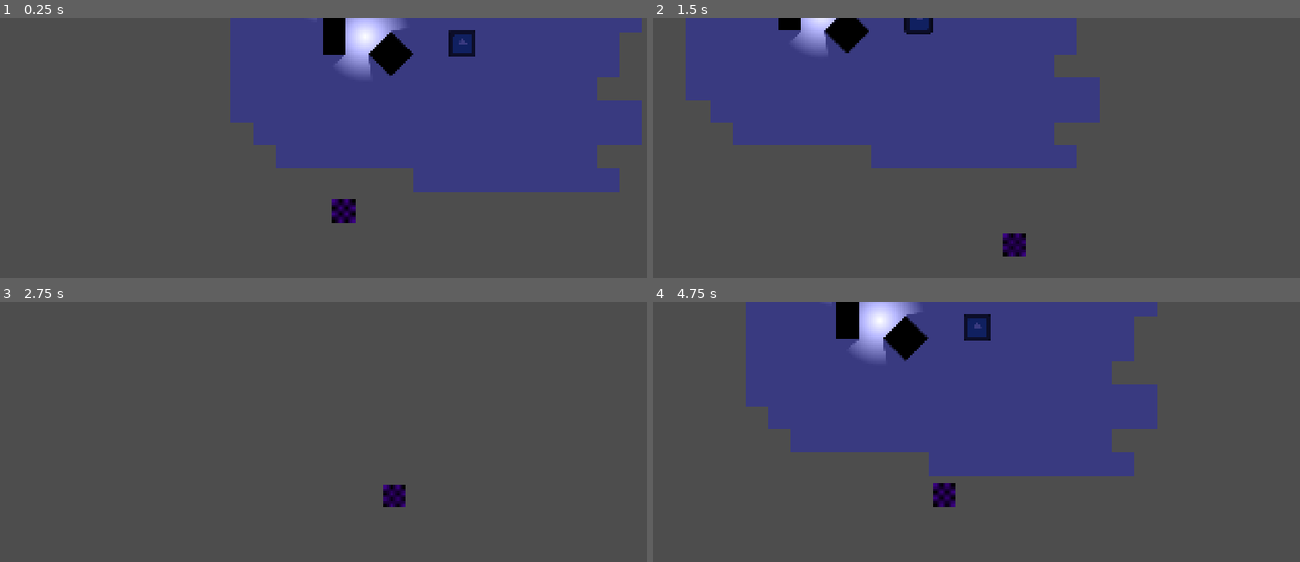
Above: before the commit, frames 1-4 (two rows, left to right).
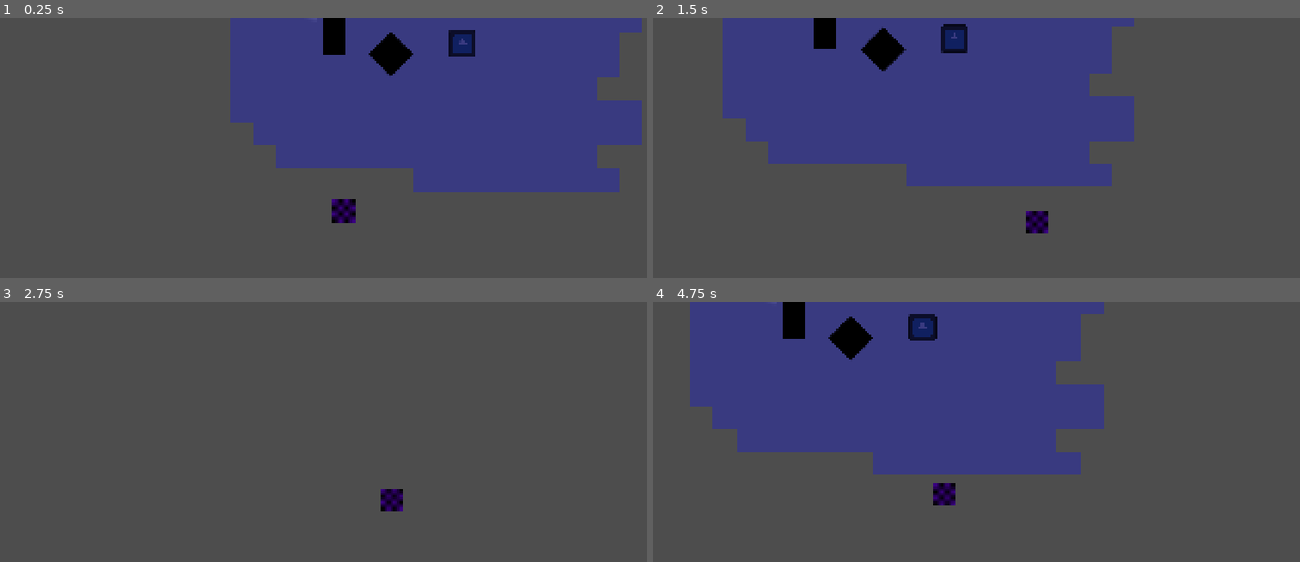
Above: after the commit, the same moments.

Repository: perlindgren/northern_lights
Game: Godot game, scene res://scenes/light_test.tscn
Same seed, same stepped clock (60 frames per second), same inputs: the game is played once before the commit and once after it. The engine's default icon, where the game draws it, is replaced by a stand-in: a white triangle on a blue panel in a dark square.
Inputs:
- Up to frame 1 (0.25 s): no input
- Up to frame 2 (1.5 s): tap Enter at 0.5 s; hold Right (ui_right) 0.53-1.28 s; hold Down (ui_down) from 1.28 s (still down)
- Up to frame 3 (2.75 s): release Down (ui_down) at 2.03 s; hold Right (ui_right) from 2.03 s (still down)
- Up to frame 4 (4.75 s): release Right (ui_right) at 2.78 s; hold Up (ui_up) 2.78-3.53 s; hold Left (ui_left) from 3.53 s (still down)

The runs differ from the first frame. In frame 1, 1.3% of the frame differs, in the area x 51-63%, y 0-23%; in frame 2, 12%; in frame 3, 0.3%; in frame 4, 15%, in the area x 5-78%, y 0-79%.

Commit message:
single point detection works

Diff:
--- a/project.godot
+++ b/project.godot
@@ -23,9 +23,14 @@
 window/stretch/mode="canvas_items"
 window/stretch/aspect="expand"
 
+[global_group]
+
+PointLight=""
+
 [layer_names]
 
 2d_physics/layer_1="Wall"
+2d_physics/layer_2="Light"
 2d_physics/layer_9="Player"
 
 [physics]
--- a/scenes/light_test.tscn
+++ b/scenes/light_test.tscn
@@ -5,7 +5,10 @@
 [ext_resource type="Texture2D" uid="uid://bsw84j0sf0w4s" path="res://materials/smooth_circular_light.tres" id="3_gtwfc"]
 [ext_resource type="Texture2D" uid="uid://16rbgg85mpqy" path="res://materials/circular_light_gradient.tres" id="3_yrto3"]
 [ext_resource type="Texture2D" uid="uid://dec68h0pvv4c1" path="res://icon.svg" id="4_wjket"]
-[ext_resource type="Script" uid="uid://vu7jn87flm3t" path="res://scenes/player.gd" id="6_jalcx"]
+[ext_resource type="Script" uid="uid://vu7jn87flm3t" path="res://scripts/player.gd" id="6_jalcx"]
+
+[sub_resource type="CircleShape2D" id="CircleShape2D_srqkv"]
+radius = 64.0
 
 [sub_resource type="OccluderPolygon2D" id="OccluderPolygon2D_srqkv"]
 polygon = PackedVector2Array(-60, -60, 60, -60, 60, 60, -60, 60)
@@ -33,6 +36,7 @@
 color = Color(0.22352941, 0.22745098, 0.5019608, 1)
 
 [node name="PointLight2D" type="PointLight2D" parent="." unique_id=1575326821]
+visible = false
 position = Vector2(284, 295)
 energy = 0.78
 shadow_enabled = true
@@ -44,6 +48,13 @@
 position = Vector2(226, 210)
 shadow_enabled = true
 texture = ExtResource("3_yrto3")
+
+[node name="Area2D" type="Area2D" parent="PointLight2D2" unique_id=1614039012 groups=["PointLight"]]
+collision_layer = 2
+collision_mask = 0
+
+[node name="CollisionShape2D" type="CollisionShape2D" parent="PointLight2D2/Area2D" unique_id=1291346993]
+shape = SubResource("CircleShape2D_srqkv")
 
 [node name="Node2D" type="Node2D" parent="." unique_id=429630885]
 position = Vector2(420, 305)
@@ -81,3 +92,12 @@
 [node name="Camera2D" type="Camera2D" parent="Player" unique_id=1164611323]
 zoom = Vector2(2, 2)
 position_smoothing_enabled = true
+
+[node name="Area2D" type="Area2D" parent="Player" unique_id=300364059]
+collision_layer = 0
+collision_mask = 2
+
+[node name="CollisionShape2D" type="CollisionShape2D" parent="Player/Area2D" unique_id=674608217]
+shape = SubResource("RectangleShape2D_srqkv")
+
+[node name="RayCast2D" type="RayCast2D" parent="Player" unique_id=2138054157]
--- a/scenes/player.gd
+++ /dev/null
@@ -1,11 +0,0 @@
-extends CharacterBody2D
-
-@export var speed: float = 400.0
-
-func _physics_process(delta: float) -> void:
-	# Gets input vector from arrow keys or WASD (ui_left, ui_right, etc.)
-	var direction := Input.get_vector("ui_left", "ui_right", "ui_up", "ui_down")
-
-	# Apply velocity and move
-	velocity = direction * speed
-	move_and_slide()
--- /dev/null
+++ b/scripts/player.gd
@@ -0,0 +1,66 @@
+extends CharacterBody2D
+
+@export var speed: float = 400.0
+@export var acceleration: float = 1000.0
+@export var friction : float = 1000.0
+
+@onready var hitbox  = $"Area2D"
+@onready var ray: RayCast2D = $RayCast2D
+
+var lit_by_lights: Array[Area2D] = []
+
+func _ready() -> void:
+	# Connect Area2D signals from the Sprite's hitbox
+	hitbox.area_entered.connect(_on_light_entered)
+	hitbox.area_exited.connect(_on_light_exited)
+	print("hitbox ", hitbox)
+
+func _on_light_entered(area: Area2D) -> void:
+	print("_on_light_entered ", area)
+	if area.is_in_group("PointLight"):
+		lit_by_lights.append(area)
+		print("Sprite stepped into the light!")
+
+func _on_light_exited(area: Area2D) -> void:
+	print("_on_light_exited ", area)
+	if area in lit_by_lights:
+		lit_by_lights.erase(area)
+		if lit_by_lights.is_empty():
+			print("Sprite is hidden in darkness.")
+
+func check_if_lit() -> bool:
+	for light_area in lit_by_lights:
+		# Point the raycast from the player's center to the light source center
+		ray.global_position = global_position
+		ray.target_position = light_area.global_position - global_position
+
+		print("ray from ", ray.global_position)
+		print("ray to ", ray.target_position)
+
+		ray.force_raycast_update()
+
+		# If the ray didn't hit a wall, the light path is clear!
+		if not ray.is_colliding():
+			return true
+
+	return false
+
+func _physics_process(delta: float) -> void:
+	# Gets input vector from arrow keys or WASD (ui_left, ui_right, etc.)
+	var direction := Input.get_vector("ui_left", "ui_right", "ui_up", "ui_down")
+
+	if direction != Vector2.ZERO:
+		# Accelerate towards the target speed
+		velocity.x = move_toward(velocity.x, direction.x * speed, acceleration * delta)
+		velocity.y = move_toward(velocity.y, direction.y * speed, acceleration * delta)
+	else:
+		# Apply friction to slow down to zero when there is no input
+		velocity.x = move_toward(velocity.x, 0, friction * delta)
+		velocity.y = move_toward(velocity.y, 0, friction * delta)
+	move_and_slide()
+
+	if check_if_lit():
+		print("is lit")
+		modulate = Color(1, 0, 0, 1)
+	else:
+		modulate = Color.WHITE
Renamed: scenes/player.gd.uid -> scripts/player.gd.uid
